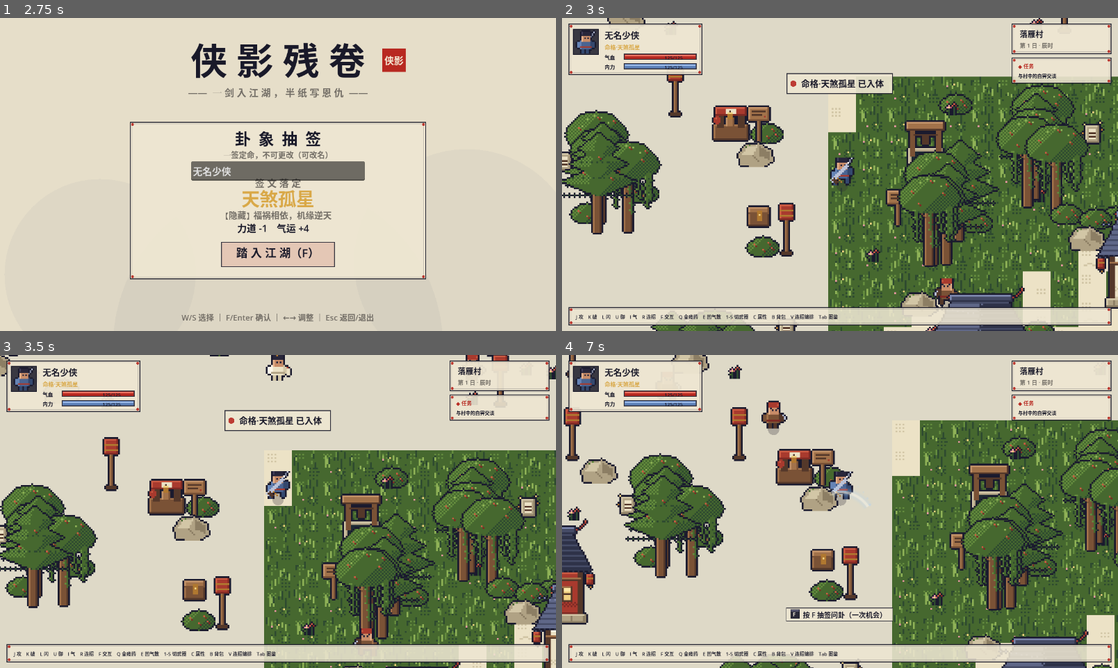
Above: before the commit, frames 1-4 (two rows, left to right).
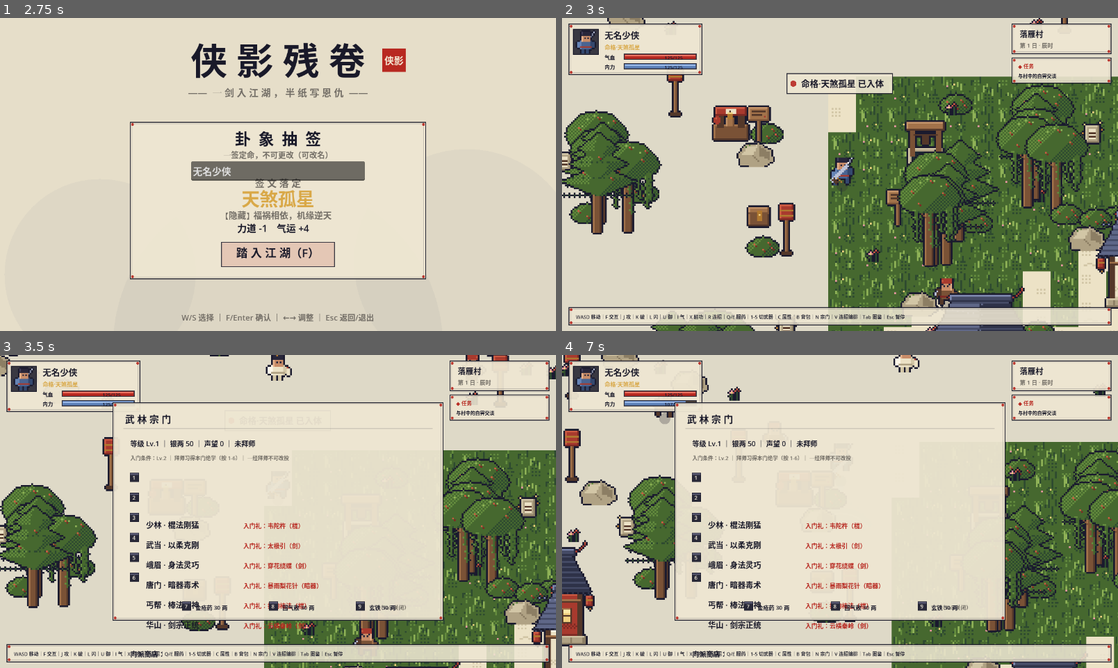
Above: after the commit, the same moments.

Repository: xianshixi26/xiaying-canjuan
Game: Godot game, scene res://scenes/Title.tscn
The game is run twice, just before and just after one commit, with the same random seed, the same clock (stepped at 60 frames per second) and the same inputs.
Inputs (mouse positions are in pixels of both pictures, inside the frame that each line leads up to):
- Up to frame 1 (2.75 s): tap Enter at 0.5 s; move the mouse to (400, 158) at 0.52 s; hold D 0.53-1.28 s; tap 1 at 0.6 s; click (400, 158) at 0.67 s; tap Space at 0.77, 1.52 s; tap 6 at 0.8, 1.35 s; move the mouse to (166, 190) at 1.27 s; hold S 1.28-2.03 s; tap 7 at 1.55, 2.1 s; move the mouse to (333, 105) at 2.02 s; hold D from 2.03 s (still down); tap 9 at 2.3 s
- Up to frame 2 (3 s): tap Space at 2.75 s; move the mouse to (812, 237) at 2.77 s; release D at 2.78 s; hold W from 2.78 s (still down); tap 9 at 2.85 s; click (812, 237) at 2.92 s
- Up to frame 3 (3.5 s): keep holding W; tap Space at 3.02 s; tap N at 3.05 s
- Up to frame 4 (7 s): move the mouse to (1006, 558) at 3.52 s; release W at 3.53 s; hold 1 (slot_1) 3.53-4.28 s; hold A (move_left) 3.53-5.03 s; tap Space at 3.77, 4.52, 6.02, 6.77 s; tap 2 (slot_2) at 3.8, 4.35 s; tap Escape (pause) at 4.15 s; move the mouse to (673, 464) at 4.27 s; tap 3 (slot_3) at 4.55 s; move the mouse to (867, 511) at 5.02 s; hold S (move_down) 5.03-5.78 s; hold 3 (slot_3) 5.03-5.78 s; click (867, 511) at 5.17 s; tap 4 (slot_4) at 5.3, 5.85 s; move the mouse to (756, 433) at 5.77 s; hold D (move_right) 5.78-6.53 s; tap 5 (slot_5) at 6.05 s; move the mouse to (962, 495) at 6.52 s; hold W (move_up) from 6.53 s (still down); hold 5 (slot_5) from 6.53 s (still down); tap X (qgong, bound only after the commit) at 6.8 s

Frame 1 is identical in both runs. In frame 2, 0.6% of the frame differs, in the area x 2-62%, y 94-97%; in frame 3, 23%; in frame 4, 38%, in the area x 0-100%, y 0-100%.

Commit message:
[Step 0.14] 宗门系统(N面板/六宗门拜师/门派绝学/银两声望/商店) + 轻功(X键凌空冲刺) (D-032)

Diff:
--- a/scripts/enemy.gd
+++ b/scripts/enemy.gd
@@ -15,6 +15,7 @@
 
 var player: Node2D
 var xp := 20                  # 击败经验（D-029）
+var money := 12               # 击败银两（D-032）
 var base_damage := 10.0
 var base_speed := 130.0
 var is_boss := false          # Boss 标记（D-030）
@@ -104,8 +105,11 @@
 	fx.global_position = global_position + Vector2(0, -34)
 	get_parent().add_child(fx)
 	if hp <= 0.0:
-		if is_instance_valid(player) and player.has_method("add_xp"):
-			player.add_xp(xp)  # 击败获得经验（D-029）
+		if is_instance_valid(player):
+			if player.has_method("add_xp"):
+				player.add_xp(xp)  # 击败获得经验（D-029）
+			if player.has_method("add_loot"):
+				player.add_loot(money)  # 银两与声望（D-032）
 		if is_boss:
 			var scene := get_tree().current_scene
 			if scene != null and scene.has_method("on_boss_defeated"):
--- a/scripts/game_state.gd
+++ b/scripts/game_state.gd
@@ -47,6 +47,8 @@
 		"mingge": pending_mingge,
 		"difficulty": difficulty,
 		"level": player.level, "xp": player.xp, "stat_points": player.stat_points,
+		"money": player.money, "fame": player.fame, "sect": player.sect,
+		"learned_sect_moves": player.learned_sect_moves.keys(),
 		"stats": player.stats,
 		"inventory": player.inventory,
 		"weapon_unlocked": player.weapon_unlocked,
@@ -73,6 +75,11 @@
 	player.level = int(data.get("level", 1))
 	player.xp = int(data.get("xp", 0))
 	player.stat_points = int(data.get("stat_points", 0))
+	player.money = int(data.get("money", 50))
+	player.fame = int(data.get("fame", 0))
+	player.sect = str(data.get("sect", ""))
+	for id in data.get("learned_sect_moves", []):
+		player.learned_sect_moves[str(id)] = true
 	var st: Dictionary = data.get("stats", {})
 	for k in st.keys():
 		player.stats[k] = int(st[k])
--- a/scripts/hud.gd
+++ b/scripts/hud.gd
@@ -41,6 +41,7 @@
 var _choices: Array = []
 var _ending: Dictionary = {}
 var _pause_open := false
+var _sect_open := false
 
 func say(speaker: String, text: String) -> void:
 	_dialog.append({"speaker": speaker, "text": text})
@@ -87,6 +88,7 @@
 	_attr_open = panel == "attr" and not _attr_open
 	_bag_open = panel == "bag" and not _bag_open
 	_chain_open = panel == "chain" and not _chain_open
+	_sect_open = panel == "sect" and not _sect_open
 
 func _unhandled_input(event: InputEvent) -> void:
 	# ---- 暂停菜单（D-031）----
@@ -149,6 +151,17 @@
 	elif event.is_action_pressed("toggle_chain"):
 		_toggle("chain")
 		get_viewport().set_input_as_handled()
+	elif event.is_action_pressed("toggle_sect"):
+		_toggle("sect")
+		get_viewport().set_input_as_handled()
+	elif _sect_open and event is InputEventKey and event.pressed and not event.echo:
+		var sk: int = event.keycode
+		if sk >= KEY_1 and sk <= KEY_6:
+			player.join_sect(sk - KEY_1)
+			get_viewport().set_input_as_handled()
+		elif sk >= KEY_7 and sk <= KEY_9:
+			player.buy_item(sk - KEY_7)
+			get_viewport().set_input_as_handled()
 	elif _attr_open and event is InputEventKey and event.pressed and not event.echo:
 		var ak: int = event.keycode
 		if ak >= KEY_1 and ak <= KEY_6:
@@ -222,6 +235,8 @@
 		_draw_bag(w, h)
 	elif _chain_open:
 		_draw_chain(w, h)
+	elif _sect_open:
+		_draw_sect(w, h)
 
 ## 纸底面板：纸面 + 墨框 + 内细线 + 红角饰
 func _draw_panel(rect: Rect2, alpha: float = 0.95) -> void:
@@ -310,7 +325,7 @@
 	var rect := Rect2(16, h - 54, w - 32, 40)
 	_draw_panel(rect, 0.88)
 	draw_string(_font, rect.position + Vector2(16, 26),
-		"J 攻　K 破　L 闪　U 御　I 气　R 连招　F 交互　Q 金疮药　E 回气散　1-5 切武器　C 属性　B 背包　V 连招编排　Tab 图鉴",
+		"WASD 移动｜F 交互｜J 攻｜K 破｜L 闪｜U 御｜I 气｜X 轻功｜R 连招｜Q/E 服药｜1-5 切武器｜C 属性｜B 背包｜N 宗门｜V 连招编排｜Tab 图鉴｜Esc 暂停",
 		HORIZONTAL_ALIGNMENT_LEFT, -1.0, _fsize - 5, Color(C_INK, 0.9))
 
 # ================= 覆盖面板 =================
@@ -443,6 +458,39 @@
 
 # ================= 剧情绘制（D-030） =================
 
+func _draw_sect(w: float, h: float) -> void:
+	var rect := _panel_frame(w, h, "武 林 宗 门")
+	var lv := 1
+	var money := 0
+	var fame := 0
+	var sect := ""
+	if is_instance_valid(player):
+		lv = int(player.get("level"))
+		money = int(player.get("money"))
+		fame = int(player.get("fame"))
+		sect = str(player.get("sect"))
+	draw_string(_font, rect.position + Vector2(40, 100), "等级 Lv.%d ｜ 银两 %d ｜ 声望 %d ｜ %s" % [lv, money, fame, ("已拜入 · " + sect) if sect != "" else "未拜师"], HORIZONTAL_ALIGNMENT_LEFT, -1.0, _fsize, C_INK)
+	draw_string(_font, rect.position + Vector2(40, 132), "入门条件：Lv.2 ｜ 拜师习得本门绝学（按 1-6）｜ 一经拜师不可改投", HORIZONTAL_ALIGNMENT_LEFT, -1.0, _fsize - 4, Color(C_GRAY))
+	var sects: Array = []
+	if is_instance_valid(player):
+		sects = player.get("SECTS")
+	var y := rect.position.y + 178.0
+	for i in sects.size():
+		var s: Dictionary = sects[i]
+		_draw_keycap(Vector2(rect.position.x + 40, y - 16), str(i + 1))
+		draw_string(_font, rect.position + Vector2(76, y), "%s · %s" % [str(s["name"]), str(s["desc"])], HORIZONTAL_ALIGNMENT_LEFT, -1.0, _fsize + 2, C_INK)
+		draw_string(_font, rect.position + Vector2(300, y), "入门礼：%s（%s）" % [str(s["gift"]), str(s["weapon"])], HORIZONTAL_ALIGNMENT_LEFT, -1.0, _fsize - 2, Color(C_RED))
+		if sect != "":
+			draw_string(_font, rect.position + Vector2(560, y), "✓ 已入" if str(s["name"]) == sect else "", HORIZONTAL_ALIGNMENT_LEFT, -1.0, _fsize - 2, Color(C_GREEN))
+		y += 46.0
+	draw_string(_font, rect.position + Vector2(40, y + 20), "门派商店：", HORIZONTAL_ALIGNMENT_LEFT, -1.0, _fsize, C_INK)
+	var shop := [["7", "金疮药 30 两"], ["8", "回气散 30 两"], ["9", "玄铁 50 两"]]
+	var sx := rect.position.x + 160.0
+	for it in shop:
+		_draw_keycap(Vector2(sx, y + 4), it[0])
+		draw_string(_font, Vector2(sx + 30, y + 22), it[1], HORIZONTAL_ALIGNMENT_LEFT, -1.0, _fsize - 3, C_INK)
+		sx += 200.0
+
 func _draw_pause(w: float, h: float) -> void:
 	draw_rect(Rect2(0, 0, w, h), Color(0.06, 0.05, 0.1, 0.72))
 	var rect := Rect2(w * 0.5 - 260.0, h * 0.5 - 190.0, 520.0, 380.0)
--- a/scripts/main.gd
+++ b/scripts/main.gd
@@ -464,6 +464,8 @@
 		"toggle_attr": [KEY_C],
 		"toggle_bag": [KEY_B],
 		"toggle_chain": [KEY_V],
+		"toggle_sect": [KEY_N],
+		"qgong": [KEY_X],
 		"slot_1": [KEY_1],
 		"slot_2": [KEY_2],
 		"slot_3": [KEY_3],
--- a/scripts/move_database.gd
+++ b/scripts/move_database.gd
@@ -138,6 +138,26 @@
 		{"id": "g_dinghai", "weapon": "staff", "name": "终结·定海一击", "seq": ["attack", "heavy", "qi"], "kind": "burst",
 			"damage": 66.0, "range": 150.0, "arc": 360.0, "knock": 340.0, "dash": 0.0, "cost": 40.0, "tier": "高阶", "manual": false,
 			"desc": "一棍定海，四野俱震"},
+
+		# ===== 宗门专属（D-032：拜师习得，manual=true 未学不可用）=====
+		{"id": "s_weituo", "weapon": "staff", "name": "韦陀杵", "seq": ["heavy", "heavy"], "kind": "melee",
+			"damage": 55.0, "range": 115.0, "arc": 150.0, "knock": 320.0, "dash": 0.0, "cost": 25.0, "tier": "高阶", "manual": true,
+			"desc": "少林秘传·双杵开碑"},
+		{"id": "s_taiji", "weapon": "sword", "name": "太极引", "seq": ["block", "block", "attack"], "kind": "melee",
+			"damage": 44.0, "range": 120.0, "arc": 200.0, "knock": 280.0, "dash": 0.0, "cost": 20.0, "tier": "高阶", "manual": true,
+			"desc": "武当秘传·借力打力"},
+		{"id": "s_chuahua", "weapon": "sword", "name": "穿花绕蝶", "seq": ["dodge", "dodge", "attack"], "kind": "melee",
+			"damage": 40.0, "range": 110.0, "arc": 240.0, "knock": 220.0, "dash": 260.0, "cost": 15.0, "tier": "高阶", "manual": true,
+			"desc": "峨眉秘传·身剑合一"},
+		{"id": "s_baoyu", "weapon": "dart", "name": "暴雨梨花针", "seq": ["heavy", "heavy"], "kind": "spread",
+			"damage": 22.0, "range": 0.0, "arc": 0.0, "knock": 140.0, "dash": 0.0, "cost": 25.0, "tier": "高阶", "manual": true,
+			"projectiles": 5, "desc": "唐门秘传·漫天针雨"},
+		{"id": "s_dagou", "weapon": "staff", "name": "打狗棒法", "seq": ["dodge", "dodge", "attack"], "kind": "melee",
+			"damage": 46.0, "range": 120.0, "arc": 180.0, "knock": 300.0, "dash": 0.0, "cost": 15.0, "tier": "高阶", "manual": true,
+			"desc": "丐帮秘传·绊缠劈打"},
+		{"id": "s_yunheng", "weapon": "sword", "name": "云横秦岭", "seq": ["heavy", "block", "attack"], "kind": "melee",
+			"damage": 52.0, "range": 130.0, "arc": 170.0, "knock": 300.0, "dash": 0.0, "cost": 20.0, "tier": "高阶", "manual": true,
+			"desc": "华山秘传·一剑横天"},
 	]
 
 ## 按 id 查找招式（连招链施展用，D-028）
--- a/scripts/player.gd
+++ b/scripts/player.gd
@@ -53,6 +53,23 @@
 var level := 1
 var xp := 0
 var stat_points := 0
+# ---- 宗门/经济/轻功（D-032）----
+var money := 50
+var fame := 0
+var sect := ""
+var learned_sect_moves := {}
+var _qg_cd := 0.0
+var _qg_time := 0.0
+const QG_COST := 20.0
+
+const SECTS := [
+	{"id": "shaolin", "name": "少林", "weapon": "棍", "move": "s_weituo", "gift": "韦陀杵", "desc": "棍法刚猛"},
+	{"id": "wudang", "name": "武当", "weapon": "剑", "move": "s_taiji", "gift": "太极引", "desc": "以柔克刚"},
+	{"id": "emei", "name": "峨眉", "weapon": "剑", "move": "s_chuahua", "gift": "穿花绕蝶", "desc": "身法灵巧"},
+	{"id": "tangmen", "name": "唐门", "weapon": "暗器", "move": "s_baoyu", "gift": "暴雨梨花针", "desc": "暗器毒术"},
+	{"id": "gaibang", "name": "丐帮", "weapon": "棍", "move": "s_dagou", "gift": "打狗棒法", "desc": "棒法通神"},
+	{"id": "huashan", "name": "华山", "weapon": "剑", "move": "s_yunheng", "gift": "云横秦岭", "desc": "剑宗正统"},
+]
 
 var _combo = null
 var _attack_cd := 0.0
@@ -118,6 +135,52 @@
 	refresh_derived()
 	_hint("%s +1（剩余 %d 点）" % [key, stat_points])
 
+# ================= 宗门/经济/轻功（D-032） =================
+
+func add_loot(m: int) -> void:
+	money += m
+	fame += 1
+
+func join_sect(i: int) -> void:
+	if sect != "":
+		_hint("已拜入%s，不可改投他门" % sect)
+		return
+	if level < 2:
+		_hint("拜师需 Lv.2——先在江湖历练一番")
+		return
+	var s: Dictionary = SECTS[i]
+	sect = str(s["name"])
+	learned_sect_moves[str(s["move"])] = true
+	money += 50
+	set_weapon(weapon_idx)
+	_hint("拜入%s！习得本门绝学【%s】，银两 +50" % [sect, str(s["gift"])])
+
+func buy_item(idx: int) -> void:
+	var offers := [["potion", 30], ["ether", 30], ["iron", 50]]
+	if idx < 0 or idx >= offers.size():
+		return
+	var id: String = offers[idx][0]
+	var price: int = offers[idx][1]
+	if money < price:
+		_hint("银两不足（%s 需 %d 两）" % [str(ITEMS.get(id, id)), price])
+		return
+	money -= price
+	add_item(id, 1)
+	_hint("购得【%s】×1（-%d 两）" % [str(ITEMS.get(id, id)), price])
+
+## 轻功：长距冲刺 + 凌空 + 无敌（耗内力）
+func _try_qgong() -> void:
+	if _qg_cd > 0.0:
+		_hint("轻功调息中…")
+		return
+	if mp < QG_COST:
+		_hint("内力不足")
+		return
+	mp -= QG_COST
+	_qg_cd = 3.0
+	_qg_time = 0.42
+	_invincible = 0.5
+
 func apply_mingge(m: Dictionary) -> void:
 	mingge = str(m["name"])
 	var mods: Dictionary = m["mods"]
@@ -190,7 +253,10 @@
 		return
 	weapon_idx = i
 	weapon = weapon_list[i]
-	move_list = MoveDB.moves_for(wid)
+	move_list = []
+	for mv in MoveDB.moves_for(wid):
+		if not bool(mv["manual"]) or learned_sect_moves.has(str(mv["id"])):
+			move_list.append(mv)  # 宗门绝学（manual）仅拜师后可用（D-032）
 	_combo.set_moves(move_list)
 	_attack_cd = 0.0
 	_heavy_cd = 0.0
@@ -220,13 +286,17 @@
 	_invincible = maxf(_invincible - delta, 0.0)
 	_hit_flash = maxf(_hit_flash - delta, 0.0)
 	_chain_timer = maxf(_chain_timer - delta, 0.0)
+	_qg_cd = maxf(_qg_cd - delta, 0.0)
 	_combo.tick(delta)
 	mp = minf(mp + MP_REGEN * delta, max_mp)
 
 	var input_dir := Input.get_vector("move_left", "move_right", "move_up", "move_down")
 	var blocking := Input.is_action_pressed("block")
 
-	if _dash_time > 0.0:
+	if _qg_time > 0.0:
+		_qg_time -= delta
+		velocity = facing * 780.0
+	elif _dash_time > 0.0:
 		_dash_time -= delta
 		velocity = facing * DASH_SPEED
 	elif input_dir != Vector2.ZERO:
@@ -247,6 +317,11 @@
 	if absf(facing.x) > 0.15:
 		_spr.flip_h = facing.x < 0.0
 	_spr.self_modulate = Color(2.2, 0.7, 0.7) if _hit_flash > 0.0 else Color.WHITE
+	# 轻功凌空（D-032）
+	var arc := 0.0
+	if _qg_time > 0.0:
+		arc = sin((1.0 - _qg_time / 0.42) * PI) * 22.0
+	_spr.offset = Vector2(0, -32.0 - arc)
 	if _w_spr != null:
 		# 手持武器：常态在手侧；攻击时沿弧线挥舞（2px 量化保持像素感，D-024）
 		var swing := 0.0
@@ -301,6 +376,8 @@
 		use_item("potion")
 	elif event.is_action_pressed("use_ether"):
 		use_item("ether")
+	elif event.is_action_pressed("qgong"):
+		_try_qgong()
 	elif event.is_action_pressed("slot_1"):
 		set_weapon(0)
 	elif event.is_action_pressed("slot_2"):
@@ -452,6 +529,10 @@
 func _draw() -> void:
 	# 落影（角色本体为像素精灵，见 _ready）
 	draw_circle(Vector2(0, 2), 13.0, Color(0.18, 0.16, 0.2, 0.28))
+	# 轻功残影（D-032）
+	if _qg_time > 0.0:
+		for i in 3:
+			draw_circle(-facing * (18.0 + i * 16.0), 8.0 - i * 2.0, Color(0.65, 0.82, 1.0, 0.30 - i * 0.09))
 	# 轻击刀光
 	if _slash_time > 0.0:
 		var aim := facing.angle()
Not shown, changed: docs/DECISIONS.md
